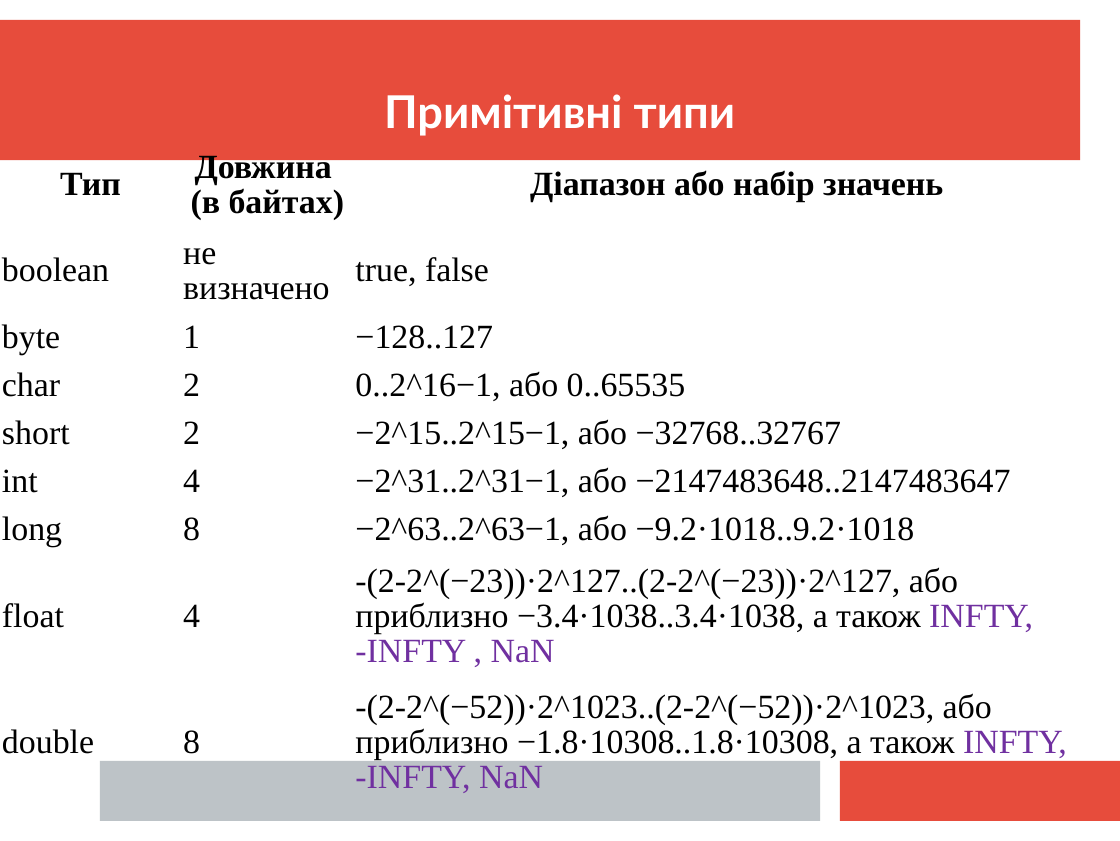
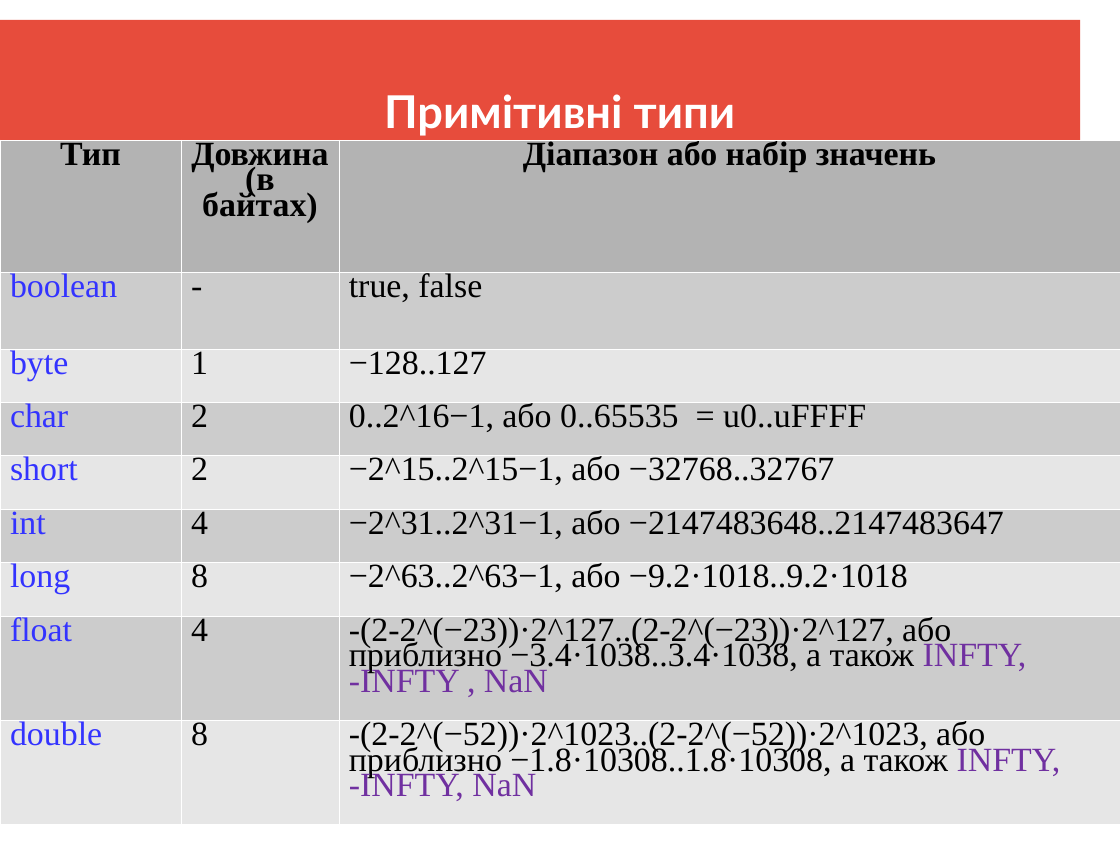
Before and after one commit to mecchmatProjects/JavaCourse, a slide deck: slide 5 of L01_Syntax/JavaTutorUkr1.ppt. Drawn at 1120x841 pixels with LibreOffice and Linux fonts; fonts in the diff are those of the drawing. Boxes give left, top, right and bottom in pixels: in the first picture for what was removed or moved away, otherwise in the second. Text is boxed around its words. In the diff, an @@ line names an element or a change of style, - is before the commit and + after.

```diff
--- a/L01_Syntax/JavaTutorUkr1.ppt
+++ b/L01_Syntax/JavaTutorUkr1.ppt
@@ table at (0, 140, 1120, 824) @@
-row 2, column 2: не / визначено
+row 2, column 2: -
-row 4, column 3: 0..2^16−1, або 0..65535
+row 4, column 3: 0..2^16−1, або 0..65535 = u0..uFFFF
@@ fill none to #B3B3B3 in row 1 @@
@@ fill none to #CCCCCC in 12 cells @@
@@ fill none to #E6E6E6 in 12 cells @@
@@ text colour #000000 to #3333FF in "boolean", "byte", "char", "short" and 4 more places @@
@@ line spacing 0.93 to 0.68 @@
@@ borders changed @@
```
Also in this commit, not shown: 20 other slides changed.
